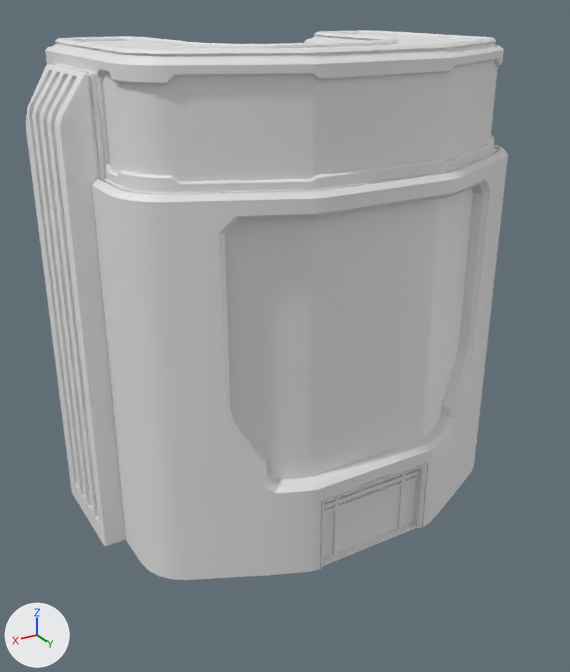
What one commit did to the FBX model Project/Assets/Resources/Shop.fbx.
Rendered twice from a 50 mm camera at (5.12, 7.33, 6.37) aimed at (0.24, -0.81, 2.3). Every picture has the same lights, and +X, +Y and +Z are marked at lower left. Where no turn or scale is listed for an object, it has been applied to the vertices.

In view in the first picture: 'Base.002', 'Deco.001', 'Door_base.001'.
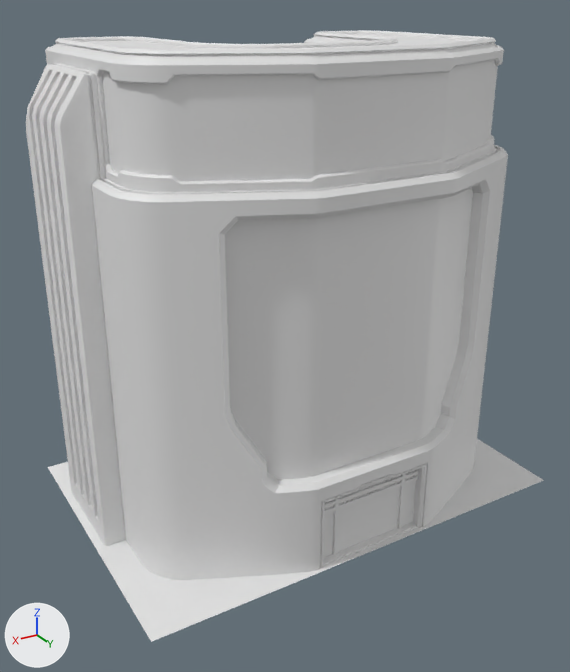
Boxes [x1, y1, x2, y2] around the edits, measured in the pictures (570 x 672 px):
```json
{"object": "Shop", "change": "added", "after": [48, 439, 544, 642]}
```

Edits to the scene script, one JSON object a line:
```json
{"op": "add", "block": "me_plane_004", "code": ["me_plane_004 = bpy.data.meshes.new('Plane.004')", "me_plane_004.from_pydata([(-1.0, -1.0, 0.0), (1.0, -1.0, 0.0), (1.0, 1.0, 0.0), (3.0, 1.0, 0.0), (3.0, -1.0, 0.0), (5.0, -1.0, 0.0), (5.0, 3.0, 0.0), (-1.0, 3.0, 0.0)], [], [(0, 1, 2, 7), (2, 3, 6, 7), (4, 5, 6, 3)])"]}
{"op": "add", "block": "ob_shop", "code": ["ob_shop = bpy.data.objects.new('Shop', me_plane_004)", "ob_shop.location = (-2.0, -2.0, 0.0)"]}
```
